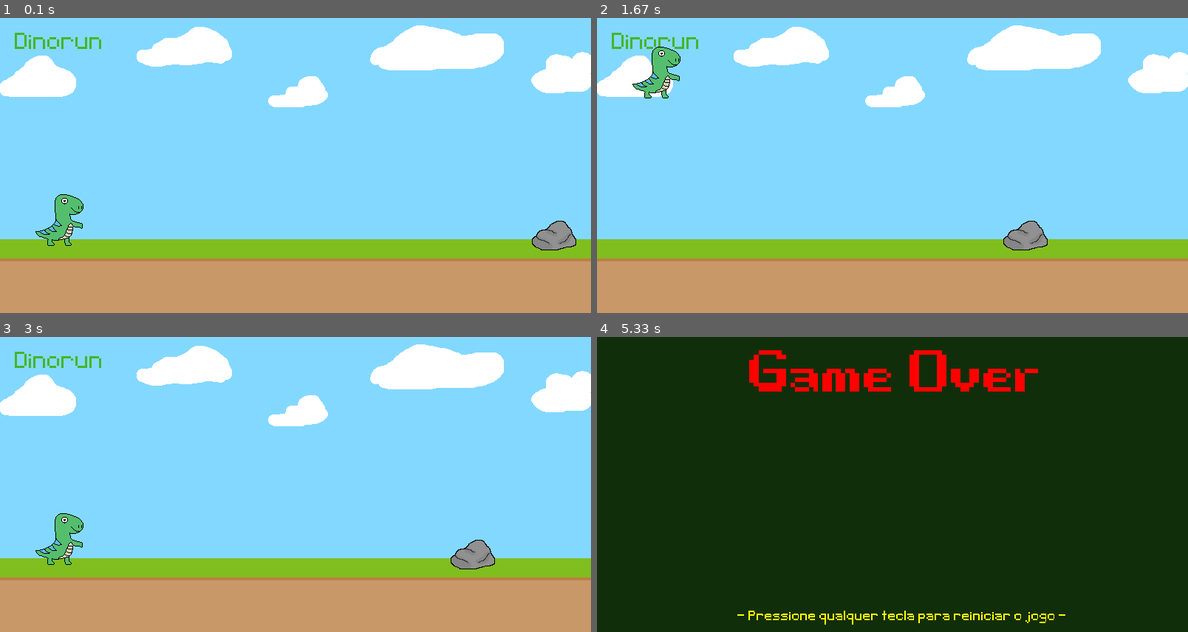
Above: before the commit, frames 1-4 (two rows, left to right).
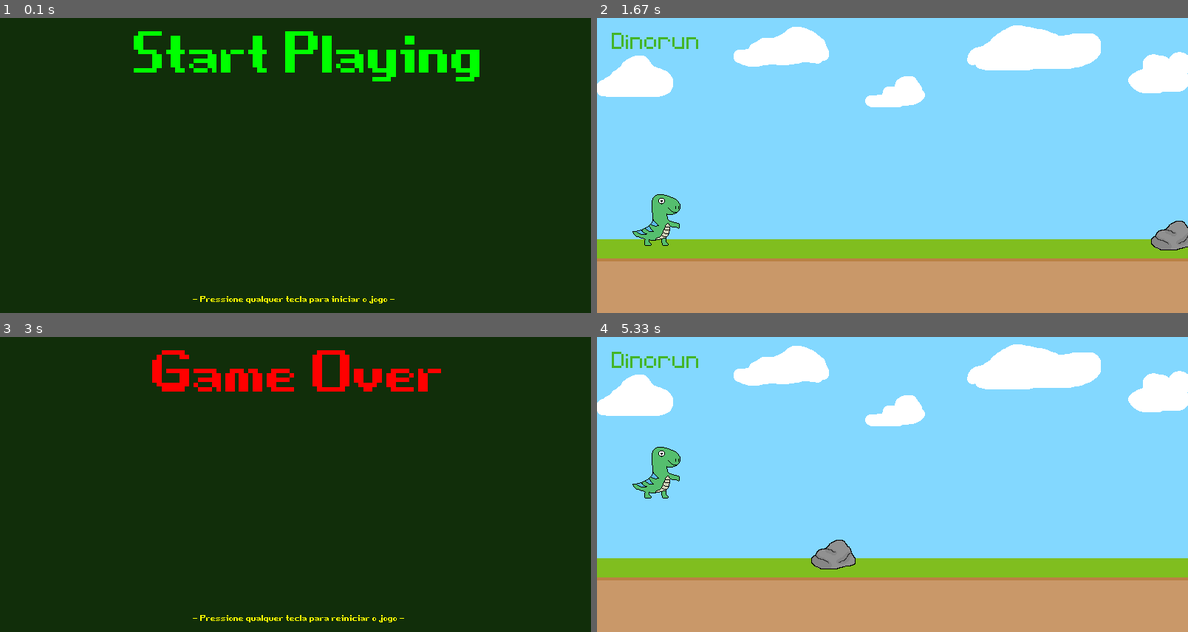
Above: after the commit, the same moments.

Repository: Casterrr/dinorun
Game: pygame game, started from main.py
Same seed, same stepped clock (60 frames per second), same inputs: the game is played once before the commit and once after it.
Inputs:
- Up to frame 1 (0.1 s): no input
- Up to frame 2 (1.67 s): hold Up 0.33-0.8 s; hold Up 0.83-1.2 s; hold Up 1.23-1.53 s; hold Up from 1.57 s (still down)
- Up to frame 3 (3 s): release Up at 1.93 s; hold Up 1.97-2.27 s; hold Up 2.3-2.67 s
- Up to frame 4 (5.33 s): hold Up 3.03-3.4 s; hold Up 3.43-3.73 s; hold Up 3.77-4.13 s; hold Up 4.17-4.47 s; hold Up 4.5-4.87 s; hold Up from 5.23 s (still down)

The runs differ from the first frame. In frame 1, 100% of the frame differs, in the area x 0-100%, y 0-100%; in frame 2, 2.4%; in frame 3, 100%; in frame 4, 100%.

Commit message:
tela incial do jogo adicionada

Diff:
--- a/main.py
+++ b/main.py
@@ -18,17 +18,21 @@
 def fonte_do_jogo(tamanho_da_fonte):
     return py.font.Font("assets/fonts/PixelType.ttf", tamanho_da_fonte)
 
-fonte_fim_do_jogo = py.font.Font("assets/fonts/game_over.ttf", 200)
+def fonte_inicio_fim_do_jogo(tamanho_da_fonte):
+    return py.font.Font("assets/fonts/game_over.ttf", tamanho_da_fonte)
 
 #Criando superfícies com texto.
 cabecalho_do_jogo = fonte_do_jogo(50).render("Dinorun", False, '#44b528')
-restart_text = fonte_do_jogo(30).render("- Pressione qualquer tecla para reiniciar o jogo -", False, 'Yellow')
-game_over_text = fonte_fim_do_jogo.render("Game Over", False, 'Red')
+
+initial_game_screen_text = fonte_inicio_fim_do_jogo(200).render("Start Playing", False, 'Green')
+start_text = fonte_inicio_fim_do_jogo(30).render("- Pressione qualquer tecla para iniciar o jogo -", False, 'Yellow')
+
+game_over_screen_text = fonte_inicio_fim_do_jogo(200).render("Game Over", False, 'Red')
+restart_text = fonte_inicio_fim_do_jogo(30).render("- Pressione qualquer tecla para reiniciar o jogo -", False, 'Yellow')
 
 #Importando imagens do jogo.
 sky_image = py.image.load('assets/graphics/Blue-Sky.png').convert_alpha()
 ground_image = py.image.load('assets/graphics/Green-Ground.png').convert_alpha()
-
 
 stone_image = py.image.load('assets/graphics/Stone/stone.png').convert_alpha()
 stone_x_pos = 800
@@ -85,14 +89,46 @@
     for obstacle in obstacle_rectangles:
         if dino_rect.colliderect(obstacle):
             return True
+
+def show_initial_game_screen():
+    '''
+    Exibe tela inicial do jogo.
+    '''
+
+    tela.fill('#112e0a')
+    tela.blit(initial_game_screen_text, (175, -20))
+    tela.blit(start_text, (260, 370))
+    py.display.flip()
+
+def show_game_over_screen(game_over_text):
+    '''
+    Exibe tela final do jogo.
+    '''
+
+    tela.fill('#112e0a')
+    tela.blit(game_over_text, (200, -20))
+    tela.blit(restart_text, (260, 370))
+    py.display.flip()
+
 def restart_game(obstacle_rectangle):
     obstacle_rectangle.left = 800
 
-def show_game_over_screen(game_over_text):
-    tela.fill('#112e0a')
-    tela.blit(game_over_text, (200, -20))
-    tela.blit(restart_text, (190, 370))
-    py.display.flip()
+#While loop para exibição de tela inicial do jogo.
+while True:
+    game_started = False
+
+    for event in py.event.get():
+        if event.type == py.QUIT:
+            py.quit()
+            exit()
+
+        if event.type == py.KEYDOWN:
+            game_started = True
+
+    show_initial_game_screen()
+
+    if game_started:
+        break
 
 while True:
     for event in py.event.get():
@@ -124,4 +160,4 @@
         #Define o FPS (Frames per Second - Quadros por Segundo) do jogo.
         clock.tick(60)
     else:
-        show_game_over_screen(game_over_text)
+        show_game_over_screen(game_over_screen_text)
